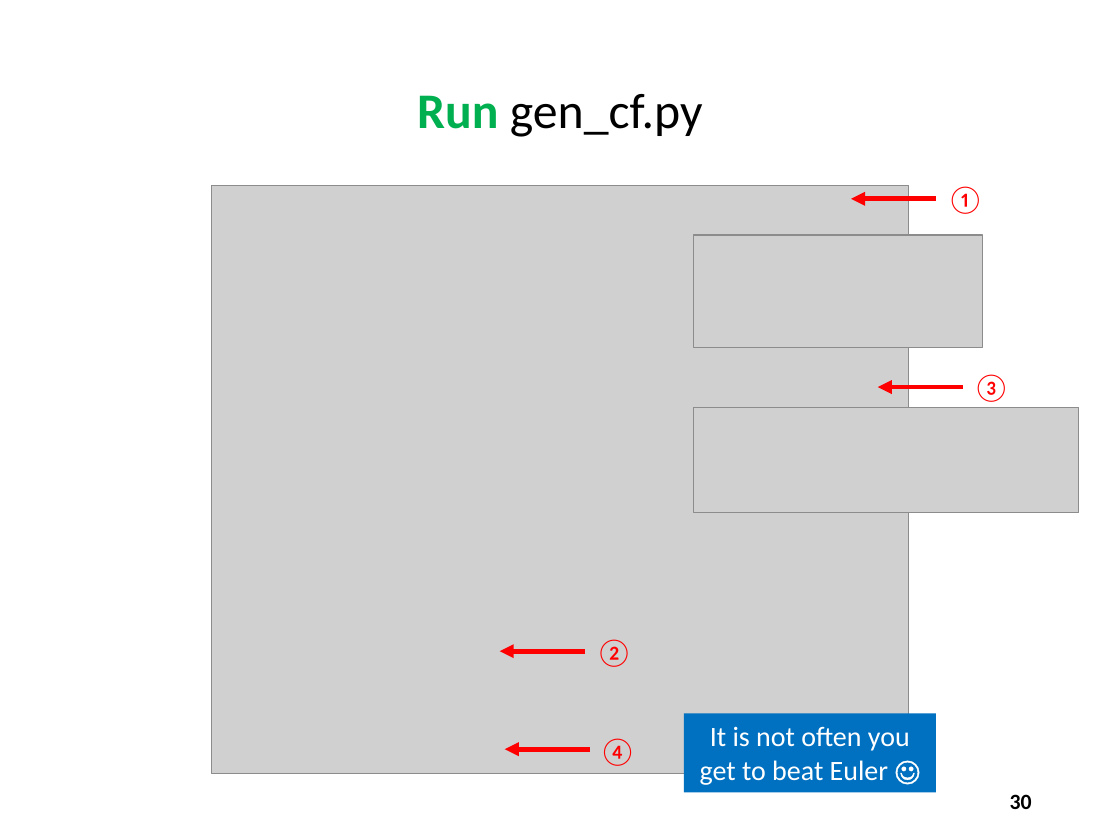
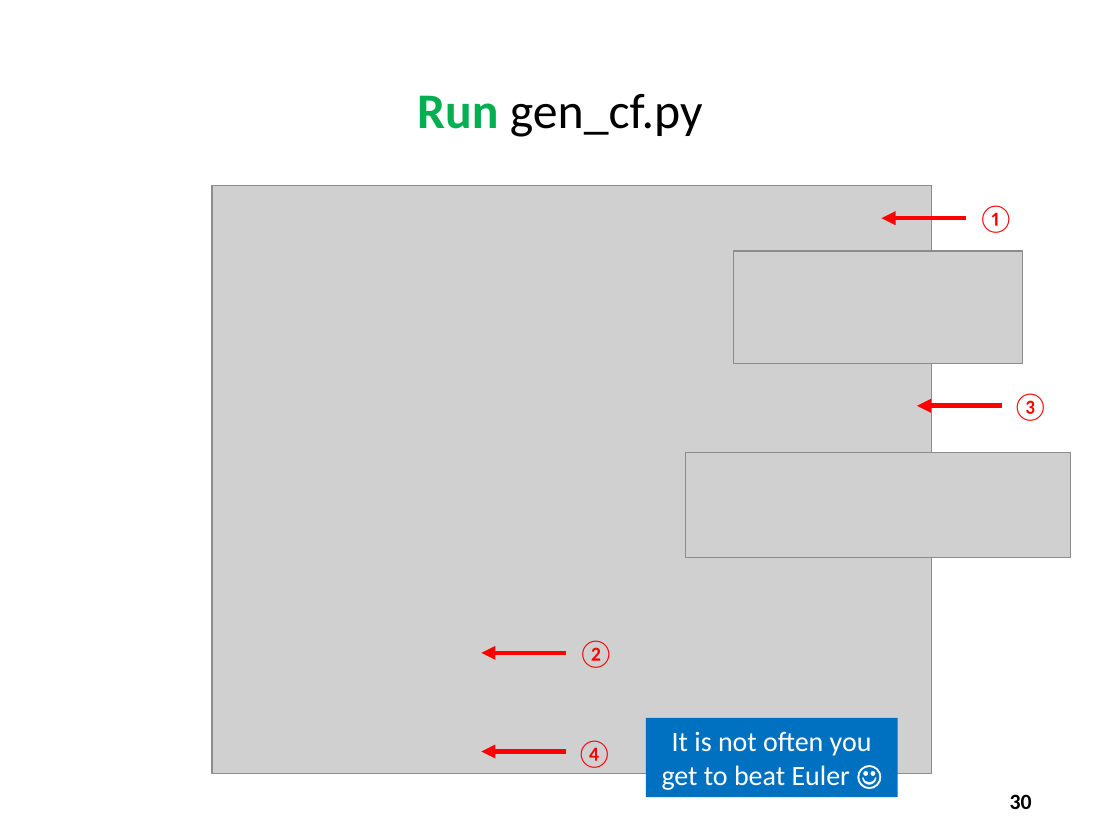
Before and after one commit to dbiersach/scicomp101, a slide deck: slide 30 of Session 19 - Continued Fractions/Session 19 - Continued Fractions.pptx. Drawn at 1120x840 pixels with LibreOffice and Linux fonts; fonts in the diff are those of the drawing; grey boxes stand for pictures. Boxes give left, top, right and bottom in pixels: in the first picture for what was removed or moved away, otherwise in the second. Text is boxed around its words. In the diff, an @@ line names an element or a change of style, - is before the commit and + after.

```diff
--- a/Session 19 - Continued Fractions/Session 19 - Continued Fractions.pptx
+++ b/Session 19 - Continued Fractions/Session 19 - Continued Fractions.pptx
@@ picture: place and size @@
-picture at [212, 185, 909, 773]
+picture at [212, 185, 932, 773]
@@ text "①": place and size @@
-text "①" at [947, 186, 984, 214]
+text "①" at [977, 205, 1014, 233]
@@ arrow moved from (936, 199) - (851, 199) to (967, 218) - (881, 218) @@
@@ picture: place and size @@
-picture at [693, 235, 982, 347]
+picture at [734, 251, 1023, 363]
@@ text "③": place and size @@
-text "③" at [973, 374, 1010, 402]
+text "③" at [1012, 393, 1049, 421]
@@ arrow moved from (963, 388) - (878, 388) to (1002, 405) - (917, 405) @@
@@ picture: place and size @@
-picture at [693, 408, 1079, 513]
+picture at [685, 452, 1071, 558]
@@ arrow moved from (585, 651) - (500, 651) to (567, 653) - (482, 653) @@
@@ text "②": place and size @@
-text "②" at [596, 639, 633, 667]
+text "②" at [577, 640, 614, 668]
@@ rectangle "It is not often you ...": place and size @@
-rectangle "It is not often you ..." at [684, 713, 936, 793]
+rectangle "It is not often you ..." at [646, 718, 898, 797]
@@ text "④": place and size @@
-text "④" at [599, 738, 636, 766]
+text "④" at [576, 740, 613, 768]
@@ arrow moved from (589, 749) - (505, 749) to (567, 752) - (482, 752) @@
```
Also in this commit, not shown: 2 other slides changed, 1 other file.
